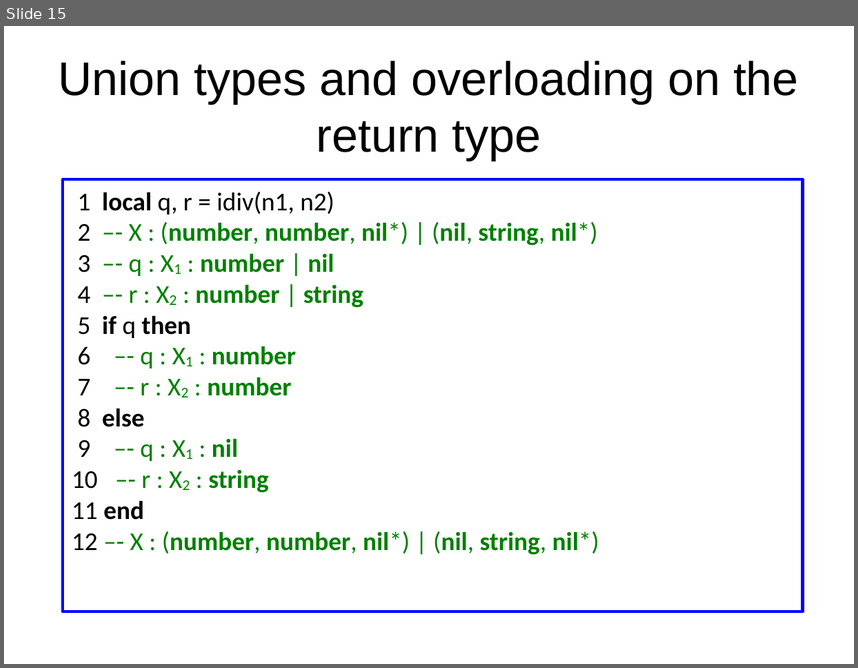
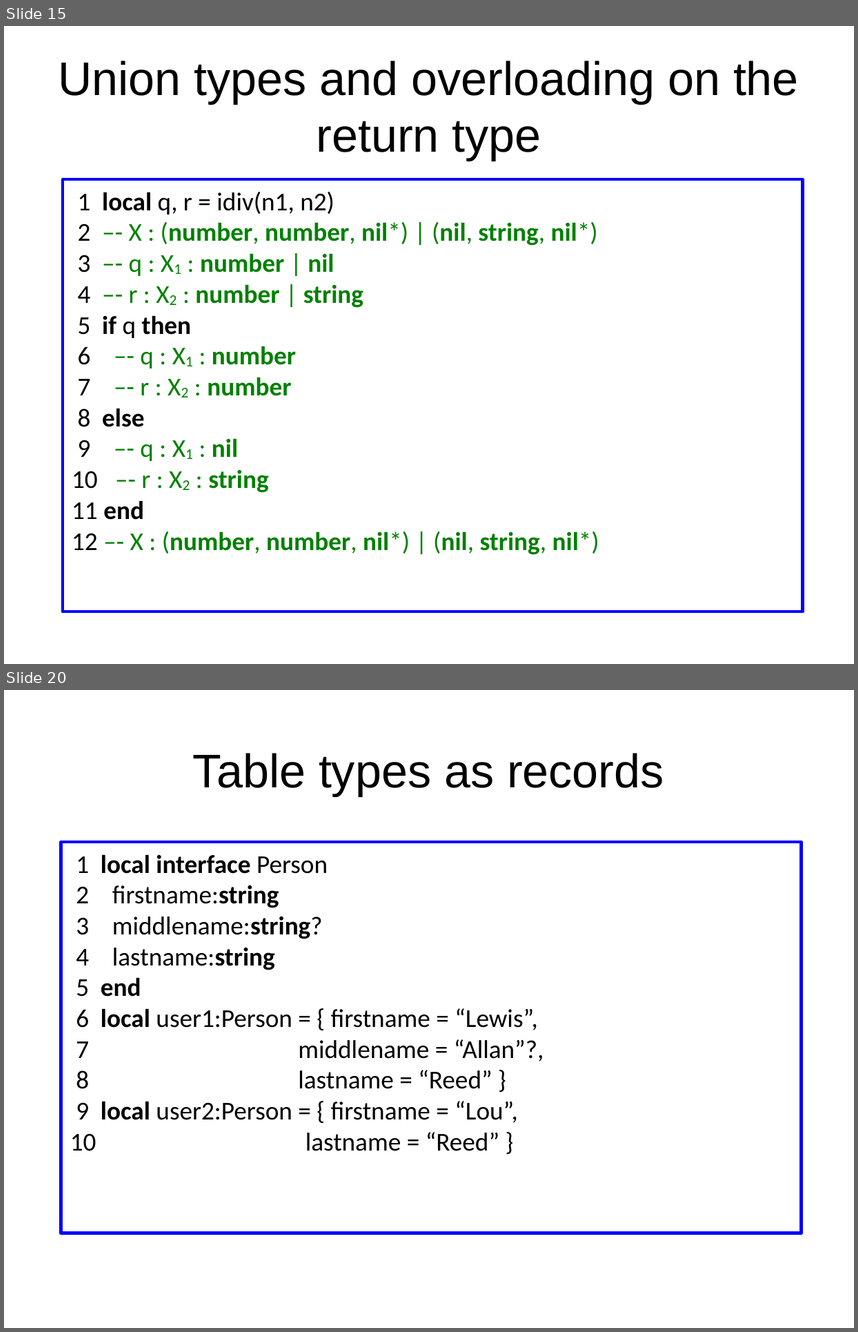
Before and after one commit to andremm/typedlua, a slide deck: doc/slides/dyla2014.odp. Shown one above the other, each under a label of ours: slide 15 before the commit, slides 15 and 20 after it; the slides between them are not shown. The pictures are 858x668 and 858x1332 pixels, drawn with LibreOffice and Linux fonts; fonts in the diff are those of the drawing. Boxes give left, top, right and bottom in pixels: in the first picture for what was removed or moved away, otherwise in the second. Text is boxed around its words. In the diff, an @@ line names an element or a change of style, - is before the commit and + after.

Commit message:
Finishing the first version of the slides for Dyla 2014

```diff
--- a/doc/slides/dyla2014.odp
+++ b/doc/slides/dyla2014.odp
@@ slide 20 added at (4, 690, 854, 1328), background #FFFFFF @@
@@ title added at (193, 753, 664, 796), 44 pt, text #000000 @@
+Table types as records
@@ rectangle added at (61, 842, 802, 1233), outline #0000FF 2.89 pt, 24 pt, text #000000 @@
+1 local interface Person
+2 firstname:string
+3 middlename:string?
+4 lastname:string
+5 end
+6 local user1:Person = { firstname = “Lewis”,
+7 middlename = “Allan”?,
+8 lastname = “Reed” }
+9 local user2:Person = { firstname = “Lou”,
+10 lastname = “Reed” }
```
Also in this commit, not shown: 19 other slides added.
